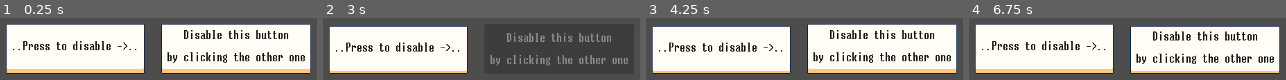
Above: before the commit, frames 1-4 (left to right).
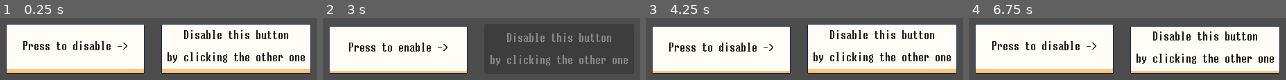
Above: after the commit, the same moments.

Repository: justin-calleja/godot-misc
Game: Godot game, scene res://scenes/btn_disable_another/main.tscn
Same seed, same stepped clock (60 frames per second), same inputs: the game is played once before the commit and once after it.
Inputs:
- Up to frame 1 (0.25 s): no input
- Up to frame 2 (3 s): click "..Press to disable ->.." (after the commit: "Press to disable ->") at 0.5 s; click "..Press to disable ->.." (after the commit: "Press to enable ->") at 1.25 s; click "Disable this button by clicki…" at 2 s; click "..Press to disable ->.." (after the commit: "Press to disable ->") at 2.75 s
- Up to frame 3 (4.25 s): click "..Press to disable ->.." (after the commit: "Press to enable ->") at 3.5 s
- Up to frame 4 (6.75 s): click "Disable this button by clicki…" at 4.25 s; click "..Press to disable ->.." (after the commit: "Press to disable ->") at 5 s; click "..Press to disable ->.." (after the commit: "Press to enable ->") at 5.75 s; click "Disable this button by clicki…" at 6.5 s

The runs differ from the first frame. In frame 1, less than 0.1% of the frame differs, in the area x 4-44%, y 50-52%; in frame 2, 2.4%, in the area x 4-44%, y 38-55%; in frame 3, less than 0.1%; in frame 4, less than 0.1%.

Commit message:
works but not exactly nice

Diff:
--- a/scenes/btn_disable_another/main.tscn
+++ b/scenes/btn_disable_another/main.tscn
@@ -1,9 +1,10 @@
-[gd_scene load_steps=5 format=3 uid="uid://qf7kjmn0qffk"]
+[gd_scene load_steps=6 format=3 uid="uid://qf7kjmn0qffk"]
 
 [ext_resource type="PackedScene" uid="uid://tlartynj2n3e" path="res://scenes/btn/button_large.tscn" id="1_0f8q8"]
 [ext_resource type="Script" path="res://scripts/node/on_parent_signal.gd" id="2_eh23m"]
 [ext_resource type="Script" path="res://scripts/node/has_btn_with_sf_disabled/toggle_disabled.gd" id="3_g6l4t"]
 [ext_resource type="Script" path="res://scripts/base_button/btn_with_sf_disabled.gd" id="4_wvgej"]
+[ext_resource type="Script" path="res://scripts/node/has_btn/set_text.gd" id="5_5ntqn"]
 
 [node name="Tmp1" type="Control"]
 layout_mode = 3
@@ -47,5 +48,12 @@
 
 [node name="OnParentDisabled" type="Node" parent="MC/HBox/TargetBtn"]
 script = ExtResource("2_eh23m")
-callback_name = "sdf"
+callback_name = "on_disabled"
 signal_name = "sf_disabled"
+
+[node name="SetText" type="Node" parent="MC/HBox/TargetBtn/OnParentDisabled" node_paths=PackedStringArray("btn")]
+script = ExtResource("5_5ntqn")
+text_when_enabled = "Press to disable ->"
+text_when_disabled = "Press to enable ->"
+text_when_ready = "Press to disable ->"
+btn = NodePath("../../../Btn")
--- a/scripts/node/has_btn.gd
+++ b/scripts/node/has_btn.gd
@@ -1,11 +1,26 @@
+@tool
+class_name HasBtn
 extends Node
 
 
-# Called when the node enters the scene tree for the first time.
-func _ready():
-	pass # Replace with function body.
+@export var btn: Button:
+	get:
+		return btn
+	set(new_btn):
+		btn = new_btn
+		update_configuration_warnings()
 
 
-# Called every frame. 'delta' is the elapsed time since the previous frame.
-func _process(delta):
-	pass
+func _ready():
+	if Engine.is_editor_hint():
+		return
+	assert(is_instance_valid(btn), "btn is not valid")
+
+
+func _get_configuration_warnings():
+	var warnings = []
+
+	if not is_instance_valid(btn):
+		warnings.append("btn is not valid")
+
+	return warnings
--- /dev/null
+++ b/scripts/node/has_btn/set_text.gd
@@ -0,0 +1,22 @@
+@tool
+extends HasBtn
+
+
+@export var text_when_enabled: String
+@export var text_when_disabled: String
+@export var text_when_ready: String
+
+
+func _ready():
+	super()
+	if not text_when_ready.is_empty():
+		btn.text = text_when_ready
+
+
+func on_disabled(is_disabled: bool) -> void:
+	btn.text = text_when_disabled if is_disabled else text_when_enabled
+
+
+#func set_text(text: String) -> void:
+	#print("in here... with %s" % text)
+	##btn.text = text
--- a/scripts/node/has_btn_with_sf_disabled/toggle_disabled.gd
+++ b/scripts/node/has_btn_with_sf_disabled/toggle_disabled.gd
@@ -2,7 +2,7 @@
 extends HasBtnWithSfDisabled
 
 
-func toggle_target_btn_disabled(_pressed_btn: BaseButton) -> void:
+func toggle_target_btn_disabled() -> void:
 	if btn_with_sf_disabled.disabled:
 		btn_with_sf_disabled.enable()
 	else:
--- a/scripts/node/on_parent_signal.gd
+++ b/scripts/node/on_parent_signal.gd
@@ -24,7 +24,6 @@
 		parent = node
 
 func _ready():
-	print("cb name: %s and signal name: %s and cbname is null: %s" % [callback_name, signal_name, callback_name == ""])
 	if Engine.is_editor_hint():	return
 
 	assert(not callback_name.is_empty(), "Missing callback_name")
@@ -34,7 +33,7 @@
 	for child in get_children():
 		var callback = child.get(callback_name)
 		if callback != null:
-			parent.get(signal_name).connect(callback.bind(parent))
+			parent.get(signal_name).connect(callback)
 
 
 func _get_configuration_warnings():
